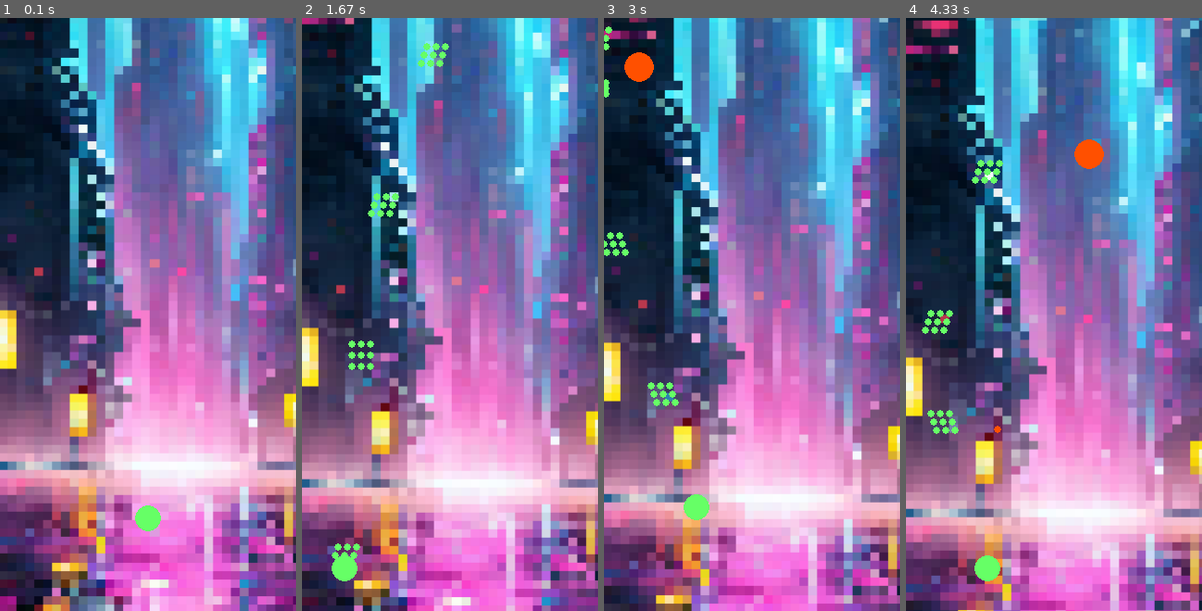
Above: before the commit, frames 1-4 (left to right).
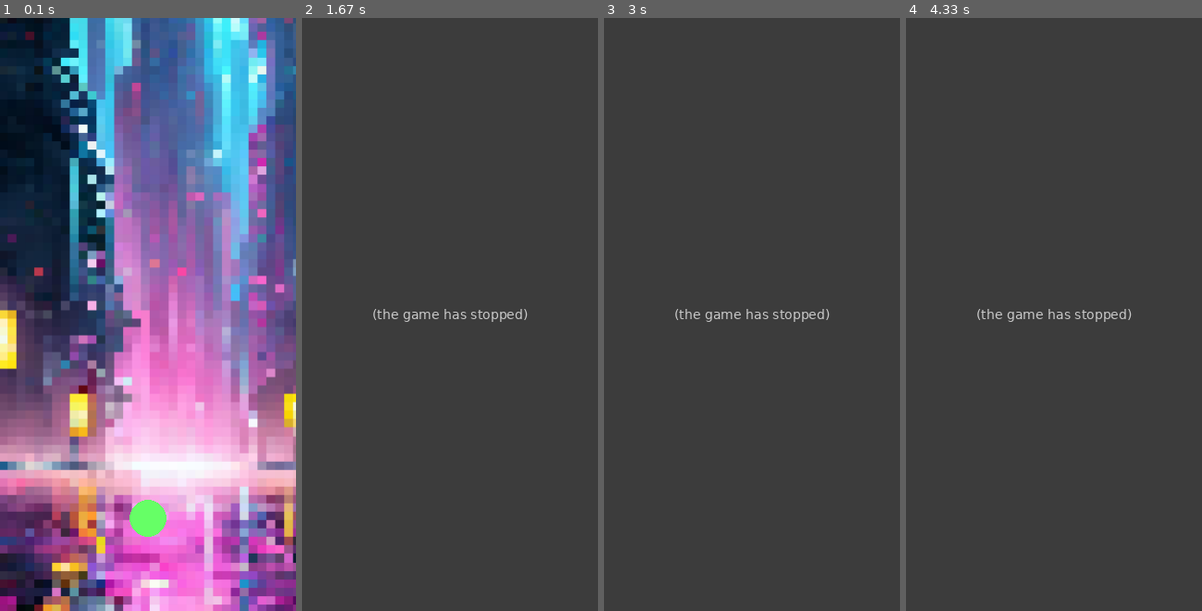
Above: after the commit, the same moments.

Repository: rlawogk12/pygame
Game: pygame game, started from app.py
Two runs of this game, one before a commit and one after it. Both use one fixed random seed, a clock stepped at 60 frames per second and the inputs below.
Inputs:
- Up to frame 1 (0.1 s): no input
- Up to frame 2 (1.67 s): tap Space at 0.33, 0.73, 1.03, 1.3, 1.63 s; hold Left 0.67-1.2 s; hold Down 1.23-1.53 s; hold Left from 1.57 s (still down)
- Up to frame 3 (3 s): tap Space at 1.93, 2.07, 2.47, 2.77 s; release Left at 1.97 s; hold Up 2-2.37 s; hold Right from 2.4 s (still down)
- Up to frame 4 (4.33 s): release Right at 3.03 s; hold Down 3.07-3.43 s; tap Space at 3.13, 3.53, 3.83, 4.03 s; hold Left 3.47-3.93 s; hold Right from 3.97 s (still down)

The runs differ from the first frame. In frame 1, 0.3% of the frame differs, in the area x 43-57%, y 81-88%; in frame 2, 99%; in frame 3, 99%; in frame 4, 99%, in the area x 0-100%, y 0-100%.
Error after the commit: TypeError: Bullet.update() missing 1 required positional argument: 'bulletList' (app.py line...; the game stopped at 0.33 s (later frames are placeholders)

Commit message:
Add files via upload

Diff:
--- a/app.py
+++ b/app.py
@@ -1,6 +1,5 @@
 import pygame
 import os
-import random
 
 from modules.Bullet import Bullet
 from modules.Enemy import Enemy
@@ -25,7 +24,7 @@
 
 posx = SCREEN_WIDTH // 2
 posy = SCREEN_HEIGHT - 100
-rad = 14
+rad = 20
 playerColor = (102, 255, 102)
 hp = 5
 speed = 3
@@ -96,7 +95,7 @@
 
     for bullet in playerBulletList:
         pygame.draw.circle(screen, bullet.color, (bullet.x, bullet.y), bullet.rad)
-        playerBulletList = bullet.update(playerBulletList)
+        bullet.update()
 
     for bullet in playerBulletList:
         flag = False
@@ -126,27 +125,15 @@
     if frame_tick == 380:
         for enemy in enemyList:
             enemyBulletList.append(Bullet(enemy.x, enemy.y, (255, 80, 0), (posx-enemy.x)/80, (posy-enemy.y)/80))
-    if frame_tick == 500:
-        enemyList.append(Enemy(50, 0, (255,80,0), 0, 1.5, etype=1))
-    if frame_tick == 520:
-        enemyList.append(Enemy(SCREEN_WIDTH-50, 0, (255,80,0), 0, 1.5, etype=1))
-    if frame_tick == 540:
-        enemyList.append(Enemy(SCREEN_WIDTH//2, 0, (255,80,0), 0, 1.5, etype=1))
-    if frame_tick == 560:
-        enemyList.append(Enemy(random.randint(16, SCREEN_WIDTH-16), 0, (255,80,0), 0, 1.5, etype=2))
-    if frame_tick == 580:
-        enemyList.append(Enemy(random.randint(16, SCREEN_WIDTH-16), 0, (255,80,0), 0, 1.5, etype=2))
-    if frame_tick == 600:
-        enemyList.append(Enemy(random.randint(16, SCREEN_WIDTH-16), 0, (255,80,0), 0, 1.5, etype=2))
 
     # 잡몹 draw
     for enemy in enemyList:
         pygame.draw.circle(screen, enemy.color, (enemy.x, enemy.y), enemy.rad)
-        enemyBulletList = enemy.update(enemyBulletList)
+        enemy.update_pattern1()
 
     for bullet in enemyBulletList:
         pygame.draw.circle(screen, bullet.color, (bullet.x, bullet.y), bullet.rad)
-        enemyBulletList = bullet.update(enemyBulletList)
+        bullet.update()
 
     for bullet in enemyBulletList:
         flag = False
